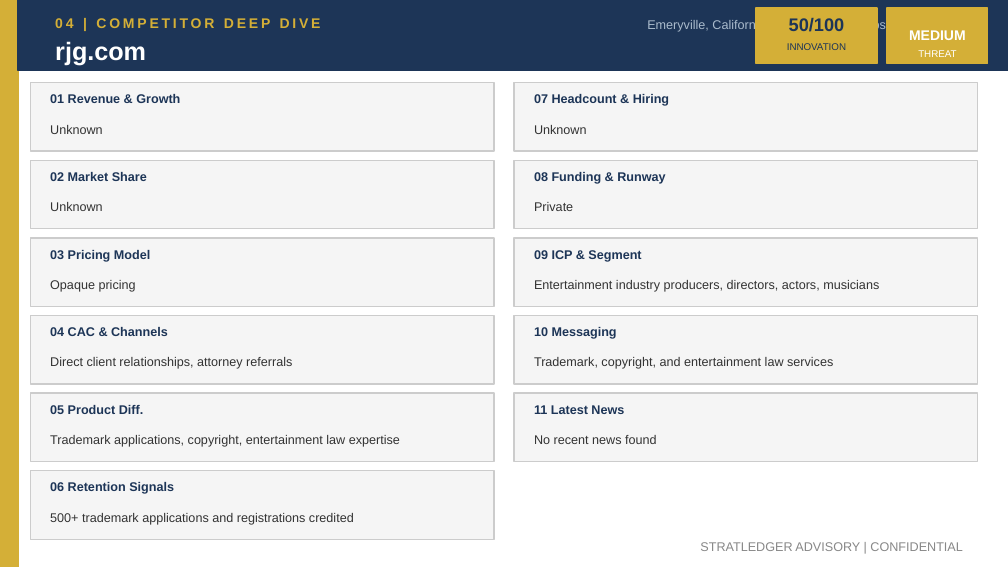
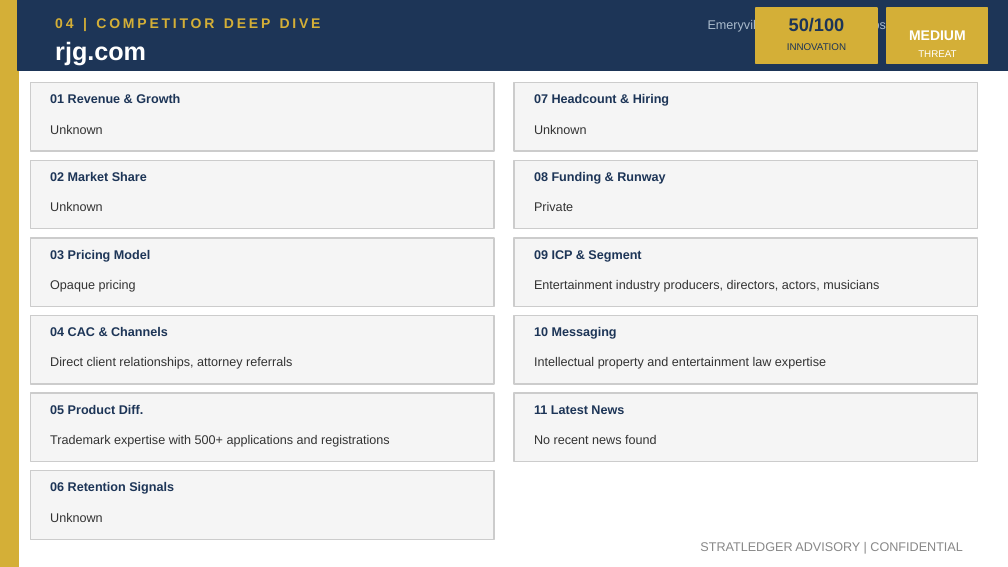
Before and after one commit to apexmakeshop-dot/droplet-commands, a slide deck: slide 6 of mesh_bioplastics_CI_Report.pptx. Drawn at 1008x567 pixels with LibreOffice and Linux fonts; fonts in the diff are those of the drawing. Boxes give left, top, right and bottom in pixels: in the first picture for what was removed or moved away, otherwise in the second. Text is boxed around its words. In the diff, an @@ line names an element or a change of style, - is before the commit and + after.

```diff
--- a/mesh_bioplastics_CI_Report.pptx
+++ b/mesh_bioplastics_CI_Report.pptx
@@ text at [708,19,968,32]: text changed @@
-Emeryville, California, United States | https://www.rjg.com
+Emeryville, United States | https://www.rjg.com
@@ text at [534,357,826,369]: text changed @@
-Trademark, copyright, and entertainment law services
+Intellectual property and entertainment law expertise
@@ text at [50,435,390,447]: text changed @@
-Trademark applications, copyright, entertainment law expertise
+Trademark expertise with 500+ applications and registrations
@@ text at [50,513,103,522]: text changed @@
-500+ trademark applications and registrations credited
+Unknown
```
Also in this commit, not shown: 4 other slides changed.
